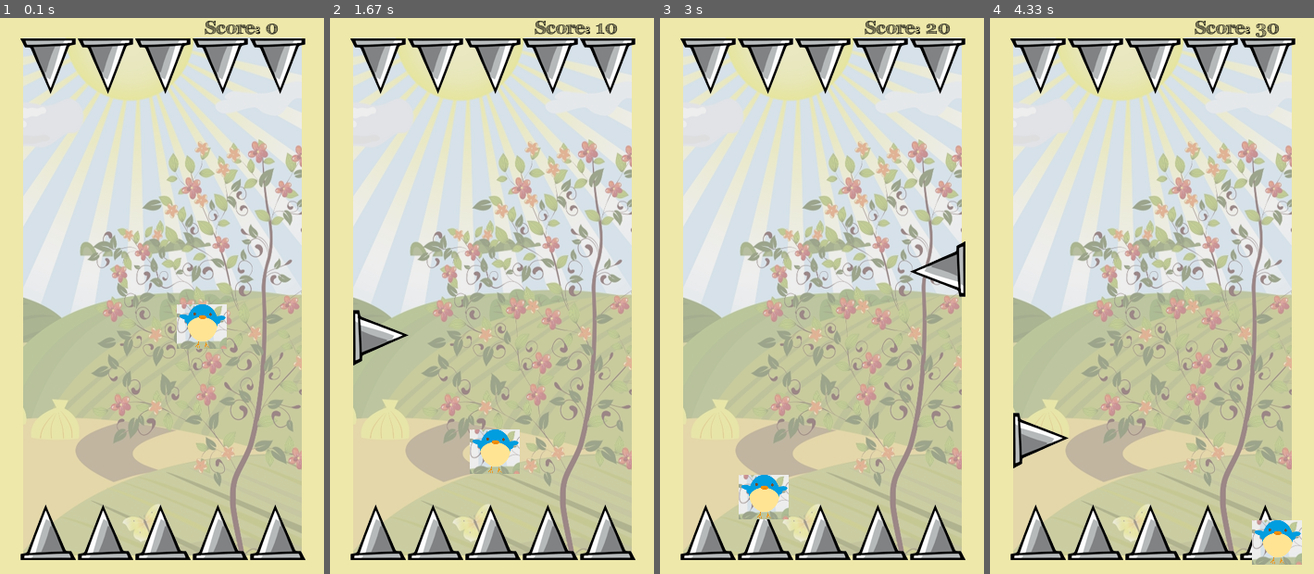
Above: before the commit, frames 1-4 (left to right).
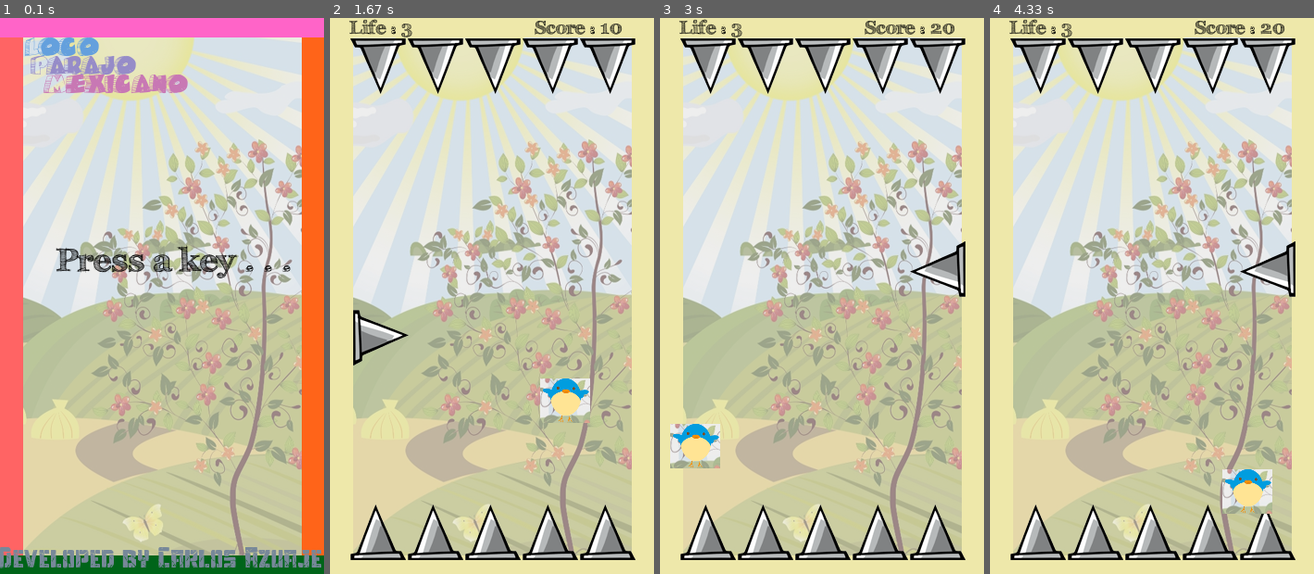
Above: after the commit, the same moments.

Repository: CharlyJazz/Pygame-Dont-touch-the-Spike
Game: pygame game, started from Main.py
The game is run twice, just before and just after one commit, with the same random seed, the same clock (stepped at 60 frames per second) and the same inputs. The source is Python 2; it was converted automatically to run under Python 3.
Inputs:
- Up to frame 1 (0.1 s): no input
- Up to frame 2 (1.67 s): tap Space at 0.33, 0.67, 1.07, 1.37, 1.57 s
- Up to frame 3 (3 s): tap Space at 1.9, 2.2, 2.4, 2.7, 2.97 s
- Up to frame 4 (4.33 s): tap Space at 3.3, 3.6, 3.73, 4.13 s

The runs differ from the first frame. In frame 1, 31% of the frame differs, in the area x 0-100%, y 0-100%; in frame 2, 2.7%; in frame 3, 2.8%; in frame 4, 4.2%.

Commit message:
new prioperty add
life logic and intro very ugly but funtional.

Diff:
--- a/Font.py
+++ b/Font.py
@@ -1,8 +1,21 @@
 # coding=utf-8
-from Variables import HEIGHT
 import pygame
 
+title1 = "Loco"
+title2 = "Parajo"
+title3 = "Mexicano"
+
+x_title1 = 26
+x_title2 = 32
+x_title3 = 46
+
+x_score = 220
+x_life = 20
 Tusj = "FFF_Tusj.ttf"
+caveman = "CAVEMAN_.TTF"
+towerruins = "towerruins.ttf"
+copy = "Developed by Carlos Azuaje | 2016"
+caption = 'Loco Parajo Mexicano'
 
 
 class Text(object):
@@ -14,10 +27,18 @@
     def draw(self, surface):
         surface.blit(self.surface, self.rect)
 
-class Create_text(Text):
-    def __init__(self):
-        self.ScoreText = Text(Tusj, 20, "Score: ", (0, 0, 0), 250, 0)
+class Create_life(Text):
+    def __init__(self, life):
+        self.LifeText = Text(Tusj, 20, "Life : {}".format(str(life)), (0, 0, 0), x_life, -2)
 
 class Create_Score(Text):
     def __init__(self, score):
-        self.ScoreText = Text(Tusj, 20, "Score: " + str(score), (0, 0, 0), 220, -2)
+        self.ScoreText = Text(Tusj, 20, "Score : {}".format(str(score)), (0, 0, 0), x_score, -2)
+
+class Create_menu(Text):
+    def __init__(self, ):
+        self.title1 = Text(caveman, 20, "{}".format(title1), (100, 160, 221), x_title1, 20)
+        self.title2 = Text(caveman, 20, "{}".format(title2), (150, 140, 200), x_title2, 40)
+        self.title3 = Text(caveman, 20, "{}".format(title3), (200, 120, 180), x_title3, 60)
+        self.intruction = Text(Tusj, 35, "{}".format("Press a key . . ."), (0, 0, 0), 60, 240)
+        self.copy_right = Text(towerruins, 25, "{}".format(copy), (119, 136, 153), -2, 570)
--- a/Main.py
+++ b/Main.py
@@ -1,10 +1,11 @@
 # coding=utf-8
+import sys
 import random
 from Background import Background
 from Bird import Bird
 from Spike import Spike
 from Variables import *
-from Font import Create_Score
+from Font import Create_Score, Create_life, Create_menu
 
 
 pygame.init()
@@ -46,6 +47,13 @@
         """Handling Font"""
         self.score = 0
         self.HandlingScore = Create_Score(self.score)
+        self.life = 3
+        self.HandlingLife = Create_life(self.life)
+        """Menu"""
+        self.HandlingMenu = Create_menu()
+        self.ElementMenu = [self.HandlingMenu.title1, self.HandlingMenu.title2, self.HandlingMenu.title3, self.HandlingMenu.intruction, self.HandlingMenu.copy_right]
+        self.mainScreen = True
+        self.starGame = False
 
     def debug_true(self, x, y, z, w, zUp, wUp):
         print x, '\t', y, '\t', z, '\t', w, '\t', zUp, '\t', wUp
@@ -62,6 +70,8 @@
                     self.debug_true(self.rectCharacter[0], self.rectCharacter[1], self.Spike_x, self.Spike_y, self.Spike_x + 60, self.Spike_y+60)
                     while self.collitionActive == False:
                         self.score -= 10
+                        self.life -= 1
+                        self.HandlingLife = Create_life(self.life)
                         self.collitionActive = True
 
 
@@ -151,28 +161,51 @@
                 screen.blit(self.spikeTOP, [22+i*62, 22])
             """Handling Text"""
             self.HandlingScore.ScoreText.draw(screen)
+            self.HandlingLife.LifeText.draw(screen)
             self.other_turn()
             self.collition()
-
-
 
     def update(self):
         self.world()
         self.Limit()
         self.createSpikes()
 
+    def menu(self):
+        """Menu Principal del Juego en Proceso"""
+        if self.mainScreen:
+            pygame.display.update()
+            screen.blit(self.background.image, self.background.rect)
+            pygame.draw.line(screen, (255,100,100), ([side2 / 2, 0]), ([side2 / 2, HEIGHT]), side2)
+            pygame.draw.line(screen, (255,100,25), [WIDTH - side2 / 2, 0], [WIDTH - side2 / 2, HEIGHT], side2)
+            pygame.draw.line(screen, (255,100,200), [0, 0], [WIDTH, 0], side1 - 9)
+            pygame.draw.line(screen, (0,100,25), [0, HEIGHT], [WIDTH, HEIGHT], side1 - 9)
+
+            for text in self.ElementMenu:
+                text.draw(screen)
+
+            for e in pygame.event.get():
+                if e.type == pygame.QUIT:
+                    sys.exit()
+                if e.type == pygame.KEYUP:
+                    self.startGame = True
+                    self.mainScreen = False
 
     def main(self):
         """"Grand Game"""
         while self.run:
-            for event in pygame.event.get():
-                if event.type == pygame.QUIT:
-                    self.run = False
-            pygame.display.set_caption(caption)
-            pygame.display.update()
-            self.update()
-            self.character.update(screen)
-            self.spikeMain.update()
+            if self.mainScreen:
+                pygame.display.set_caption("Presiona una tecla!")
+                self.menu()
+                print "Menu"
+            elif self.startGame:
+                for event in pygame.event.get():
+                    if event.type == pygame.QUIT:
+                        self.run = False
+                pygame.display.set_caption(caption)
+                pygame.display.update()
+                self.update()
+                self.character.update(screen)
+                self.spikeMain.update()
 
         pygame.quit()
 
--- a/Variables.py
+++ b/Variables.py
@@ -15,5 +15,6 @@
 game_on = False
 game_over = False
 
+
 #600H
 #350W
Binary file added: CAVEMAN_.TTF
Binary file added: towerruins.ttf
Not shown, changed: Font.pyc
Not shown, changed: Variables.pyc
